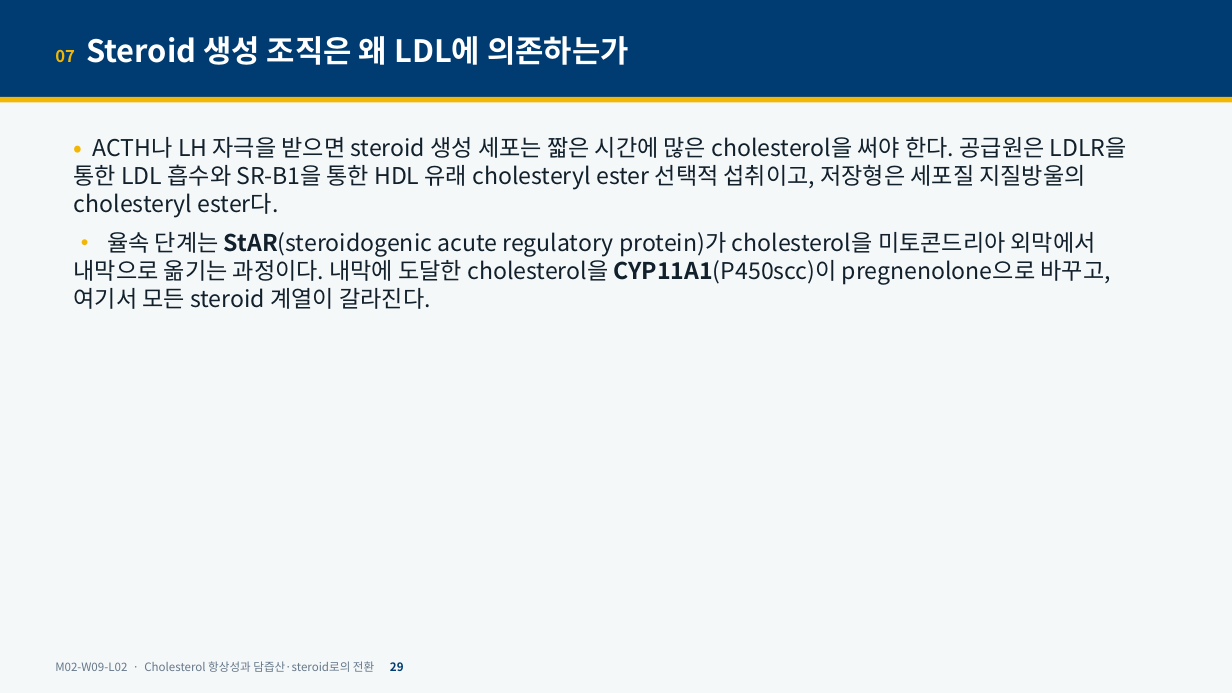
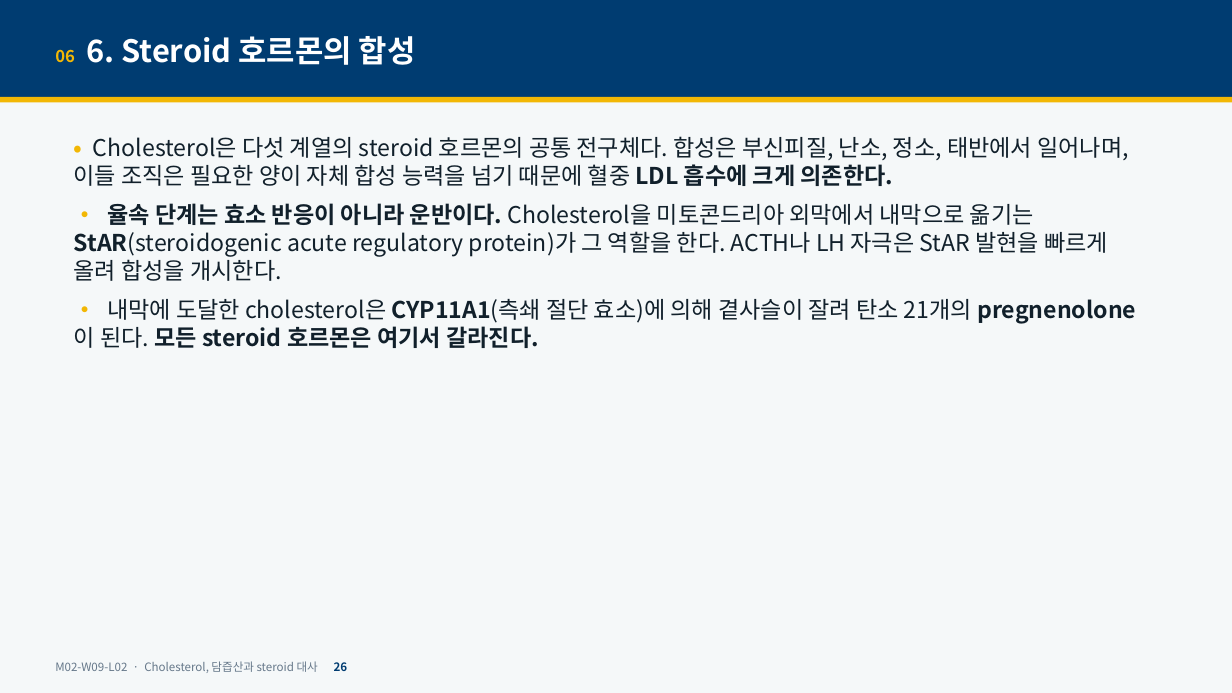
Before and after one commit to hoperiasd2/hoperiasd2.github.io, a slide deck: slide 26 of curriculum/M02/W09/L02/slides.pptx (slide 29 before the commit). Drawn at 1232x693 pixels with LibreOffice and Linux fonts; fonts in the diff are those of the drawing. Boxes give left, top, right and bottom in pixels: in the first picture for what was removed or moved away, otherwise in the second. Text is boxed around its words. In the diff, an @@ line names an element or a change of style, - is before the commit and + after.

```diff
--- a/curriculum/M02/W09/L02/slides.pptx
+++ b/curriculum/M02/W09/L02/slides.pptx
@@ text at (55, 36, 416, 65): text changed @@
-07 Steroid 생성 조직은 왜 LDL에 의존하는가
+06 6. Steroid 호르몬의 합성
@@ text at (74, 136, 1128, 348): text changed @@
-• ACTH나 LH 자극을 받으면 steroid 생성 세포는 짧은 시간에 많은 cholesterol을 써야 한다. 공급원은 LDLR을 통한 LDL 흡수와 SR-B1을 통한 HDL 유래 cholesteryl ester 선택적 섭취이고, 저장형은 세포질 지질방울의 cholesteryl ester다.
-• 율속 단계는 StAR(steroidogenic acute regulatory protein)가 cholesterol을 미토콘드리아 외막에서 내막으로 옮기는 과정이다. 내막에 도달한 cholesterol을 CYP11A1(P450scc)이 pregnenolone으로 바꾸고, 여기서 모든 steroid 계열이 갈라진다.
+• Cholesterol은 다섯 계열의 steroid 호르몬의 공통 전구체다. 합성은 부신피질, 난소, 정소, 태반에서 일어나며, 이들 조직은 필요한 양이 자체 합성 능력을 넘기 때문에 혈중 LDL 흡수에 크게 의존한다.
+• 율속 단계는 효소 반응이 아니라 운반이다. Cholesterol을 미토콘드리아 외막에서 내막으로 옮기는 StAR(steroidogenic acute regulatory protein)가 그 역할을 한다. ACTH나 LH 자극은 StAR 발현을 빠르게 올려 합성을 개시한다.
+• 내막에 도달한 cholesterol은 CYP11A1(측쇄 절단 효소)에 의해 곁사슬이 잘려 탄소 21개의 pregnenolone이 된다. 모든 steroid 호르몬은 여기서 갈라진다.
@@ text at (55, 661, 348, 673): text changed @@
-M02-W09-L02 · Cholesterol 항상성과 담즙산·steroid로의 전환 29
+M02-W09-L02 · Cholesterol, 담즙산과 steroid 대사 26
```
Also in this commit, not shown: 32 other slides changed, 11 slides added, 10 slides removed, 10 other files.
